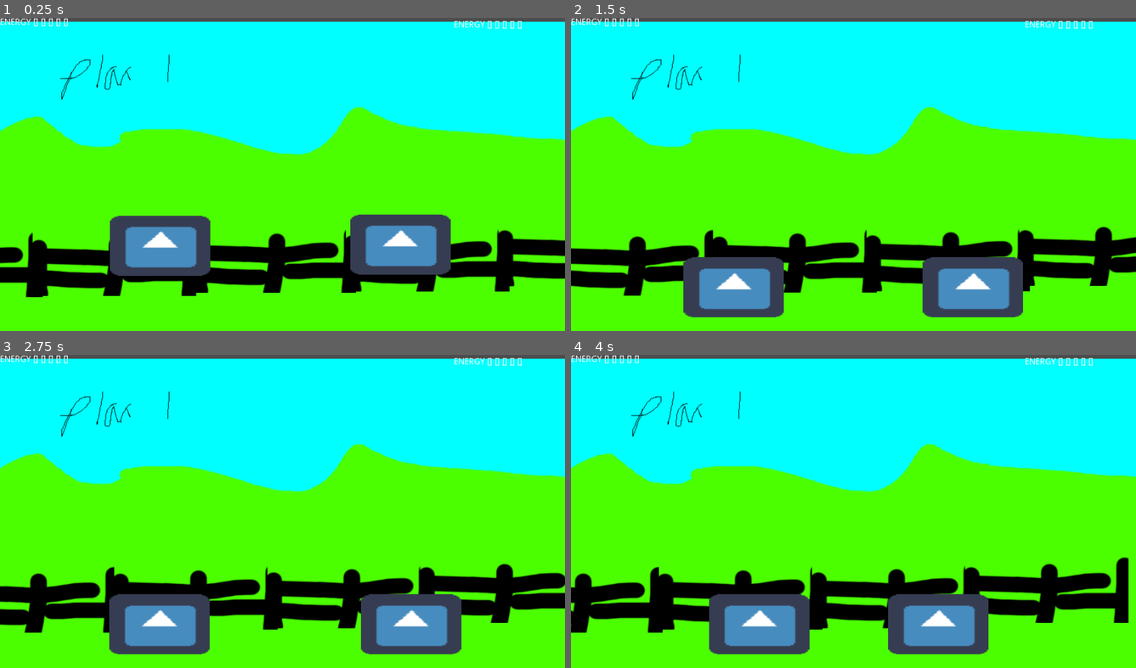
Above: before the commit, frames 1-4 (two rows, left to right).
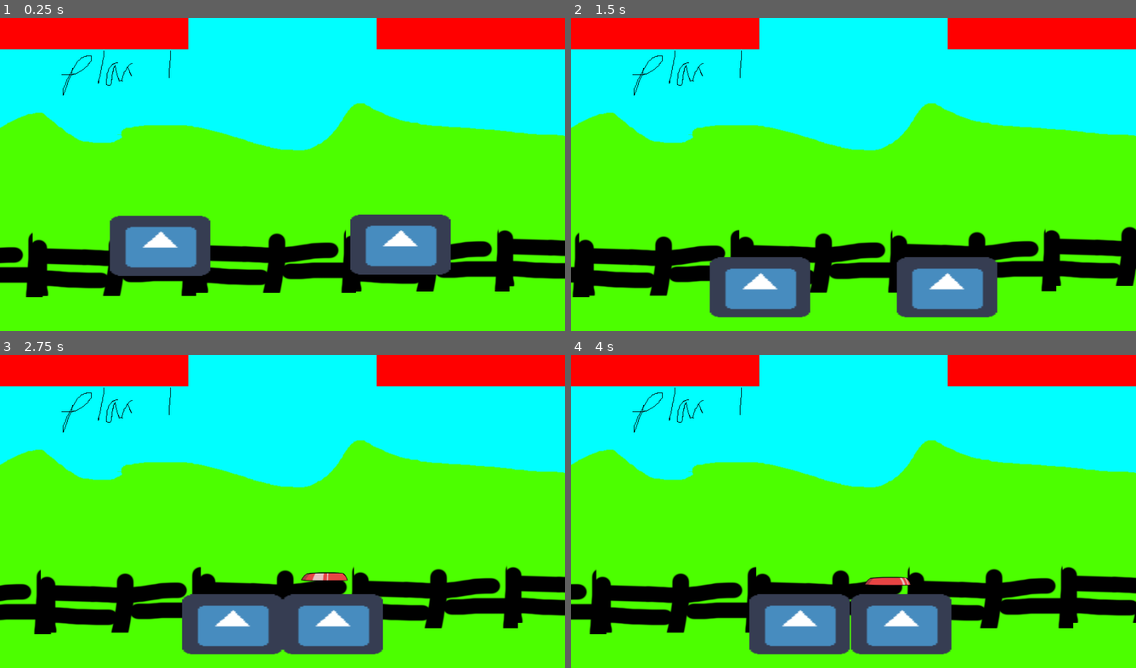
Above: after the commit, the same moments.

Repository: m7rk/openjam2021
Game: Godot game, scene res://Fight.tscn
Two runs of this game, one before a commit and one after it. Both use one fixed random seed, a clock stepped at 60 frames per second and the inputs below. The engine's default icon, where the game draws it, is replaced by a stand-in: a white triangle on a blue panel in a dark square.
Inputs:
- Up to frame 1 (0.25 s): no input
- Up to frame 2 (1.5 s): hold D (right) 0.53-1.28 s; tap J (close) at 0.6 s; tap K (ranged) at 0.8, 1.35 s; hold A (left) from 1.28 s (still down)
- Up to frame 3 (2.75 s): tap J (close) at 1.55, 2.1 s; release A (left) at 2.03 s; hold D (right) from 2.03 s (still down); tap K (ranged) at 2.3 s
- Up to frame 4 (4 s): tap K (ranged) at 2.85, 3.8 s; tap J (close) at 3.05 s; release D (right) at 3.53 s; hold A (left) from 3.53 s (still down); tap L (special) at 3.6 s

The runs differ from the first frame. In frame 1, 9.2% of the frame differs, in the area x 0-100%, y 0-44%; in frame 2, 20%; in frame 3, 25%, in the area x 0-100%, y 0-96%; in frame 4, 22%.

Commit message:
programmer art

Diff:
--- a/Fight.tscn
+++ b/Fight.tscn
@@ -1,16 +1,18 @@
-[gd_scene load_steps=9 format=2]
+[gd_scene load_steps=11 format=2]
 
 [ext_resource path="res://icon.png" type="Texture" id=1]
-[ext_resource path="res://PlayerDog.gd" type="Script" id=2]
-[ext_resource path="res://EnemyDog.gd" type="Script" id=3]
-[ext_resource path="res://Camera.gd" type="Script" id=4]
+[ext_resource path="res://scripts/PlayerDog.gd" type="Script" id=2]
+[ext_resource path="res://scripts/EnemyDog.gd" type="Script" id=3]
+[ext_resource path="res://scripts/Camera.gd" type="Script" id=4]
 [ext_resource path="res://l2.png" type="Texture" id=5]
 [ext_resource path="res://l1.png" type="Texture" id=6]
+[ext_resource path="res://ENERGY.png" type="Texture" id=7]
+[ext_resource path="res://UI.gd" type="Script" id=8]
+
+[sub_resource type="RectangleShape2D" id=1]
+extents = Vector2( 1541.06, 10 )
 
 [sub_resource type="RectangleShape2D" id=2]
-extents = Vector2( 1541.06, 10 )
-
-[sub_resource type="RectangleShape2D" id=3]
 
 [node name="Fight" type="Node2D"]
 
@@ -29,7 +31,6 @@
 script = ExtResource( 4 )
 
 [node name="BKG1" type="Sprite" parent="Camera2D"]
-position = Vector2( -2.11652, 6.34961 )
 texture = ExtResource( 6 )
 __meta__ = {
 "_edit_lock_": true
@@ -76,29 +77,35 @@
 "_edit_lock_": true
 }
 
+[node name="Projectiles" type="Node2D" parent="."]
+
 [node name="CanvasLayer" type="CanvasLayer" parent="."]
 
 [node name="Control" type="Control" parent="CanvasLayer"]
 margin_right = 40.0
 margin_bottom = 40.0
+script = ExtResource( 8 )
 __meta__ = {
 "_edit_use_anchors_": false
 }
 
-[node name="Label" type="Label" parent="CanvasLayer/Control"]
-margin_right = 172.0
-margin_bottom = 14.0
-text = "ENERGY [] [] [] [] [] "
+[node name="Player" type="TextureProgress" parent="CanvasLayer/Control"]
+margin_right = 300.0
+margin_bottom = 50.0
+value = 40.0
+texture_progress = ExtResource( 7 )
 __meta__ = {
 "_edit_use_anchors_": false
 }
 
-[node name="Label2" type="Label" parent="CanvasLayer/Control"]
-margin_left = 722.554
-margin_top = 4.23782
-margin_right = 894.554
-margin_bottom = 18.2378
-text = "ENERGY [] [] [] [] [] "
+[node name="Enemy" type="TextureProgress" parent="CanvasLayer/Control"]
+margin_left = 600.271
+margin_top = 0.365524
+margin_right = 900.271
+margin_bottom = 50.3655
+value = 40.0
+texture_progress = ExtResource( 7 )
+fill_mode = 1
 __meta__ = {
 "_edit_use_anchors_": false
 }
--- /dev/null
+++ b/UI.gd
@@ -0,0 +1,17 @@
+extends Control
+
+
+# Declare member variables here. Examples:
+# var a = 2
+# var b = "text"
+
+
+# Called when the node enters the scene tree for the first time.
+func _ready():
+	pass # Replace with function body.
+
+
+# Called every frame. 'delta' is the elapsed time since the previous frame.
+func _process(delta):
+	get_node("Player").value = get_node("../../Player").hp
+	get_node("Enemy").value = get_node("../../Enemy").hp
--- /dev/null
+++ b/frisbee/frisbee.tres
@@ -0,0 +1,15 @@
+[gd_resource type="SpriteFrames" load_steps=6 format=2]
+
+[ext_resource path="res://frisbee/frame0004.png" type="Texture" id=1]
+[ext_resource path="res://frisbee/frame0002.png" type="Texture" id=2]
+[ext_resource path="res://frisbee/frame0003.png" type="Texture" id=3]
+[ext_resource path="res://frisbee/frame0001.png" type="Texture" id=4]
+[ext_resource path="res://frisbee/frame0000.png" type="Texture" id=5]
+
+[resource]
+animations = [ {
+"frames": [ ExtResource( 5 ), ExtResource( 4 ), ExtResource( 2 ), ExtResource( 3 ), ExtResource( 1 ) ],
+"loop": true,
+"name": "default",
+"speed": 5.0
+} ]
--- /dev/null
+++ b/frisbee/frisbee.tscn
@@ -0,0 +1,22 @@
+[gd_scene load_steps=4 format=2]
+
+[ext_resource path="res://frisbee/frisbee.tres" type="SpriteFrames" id=1]
+[ext_resource path="res://scripts/RangedAttack.gd" type="Script" id=2]
+
+[sub_resource type="RectangleShape2D" id=1]
+extents = Vector2( 38.7057, 7.10954 )
+
+[node name="RigidBody2D" type="RigidBody2D"]
+position = Vector2( 408.708, 252.673 )
+contacts_reported = 1
+contact_monitor = true
+script = ExtResource( 2 )
+
+[node name="CollisionShape2D" type="CollisionShape2D" parent="."]
+position = Vector2( -5, 0 )
+shape = SubResource( 1 )
+
+[node name="Frisbee" type="AnimatedSprite" parent="."]
+scale = Vector2( 0.5, 0.5 )
+frames = ExtResource( 1 )
+playing = true
--- a/EnemyDog.gd
+++ b/scripts/EnemyDog.gd
@@ -1,4 +1,4 @@
-extends "res://GenericDog.gd"
+extends "res://scripts/GenericDog.gd"
 
 var move_time = 1
 
@@ -16,7 +16,6 @@
 			cmds = []
 			move_time = 0.5
 
-	print(cmds)
 	do_input(-1,delta)
 	apply_forces(delta)
 	velocity = move_and_slide(velocity, Vector2.DOWN)
--- a/GenericDog.gd
+++ b/scripts/GenericDog.gd
@@ -1,6 +1,9 @@
 extends KinematicBody2D
 
-var hp = 0
+var frisbee = preload("res://frisbee/frisbee.tscn")
+
+
+var hp = 100
 var velocity = Vector2.ZERO
 var gravity = 1000
 var movespeed = 1500
@@ -13,6 +16,9 @@
 	velocity.y = -100
 	velocity.x = rev * 1000
 
+func catch():
+	hp -= 10
+
 func do_input(rev, delta):
 	if("right" in cmds):
 		velocity.x += delta * movespeed * rev
@@ -21,8 +27,14 @@
 
 func fight(rev):
 	if("close" in cmds):
-		print("FF")
-		get_node("../Enemy").hit(rev)
+		if(abs(global_position.x - get_node("../Enemy").global_position.x) < 200):
+			get_node("../Enemy").hit(rev)
+
+	if("ranged" in cmds):
+		var v = frisbee.instance()
+		get_node("../Projectiles").add_child(v)
+		v.global_position = global_position + Vector2(rev * 100,-60)
+		v.linear_velocity = Vector2(rev * 200,-60)
 
 func apply_forces(delta):
 	velocity.x = velocity.x * (1 - (delta * dampen))
--- a/PlayerDog.gd
+++ b/scripts/PlayerDog.gd
@@ -1,4 +1,5 @@
-extends "res://GenericDog.gd"
+extends "res://scripts/GenericDog.gd"
+
 
 func fetch_inputs():
 	if(Input.is_action_pressed("left")):
--- /dev/null
+++ b/scripts/RangedAttack.gd
@@ -0,0 +1,23 @@
+extends RigidBody2D
+
+
+# Declare member variables here. Examples:
+# var a = 2
+# var b = "text"
+
+
+# Called when the node enters the scene tree for the first time.
+func _ready():
+	connect("body_entered", self, "_on_body_entered")
+
+# fancy fadeout later
+func _on_body_entered(body):
+	if(body.name == "Player"):
+		body.catch()
+	if(body.name == "Enemy"):
+		body.catch()
+	queue_free()
+
+# Called every frame. 'delta' is the elapsed time since the previous frame.
+#func _process(delta):
+#	pass
Binary file added: ENERGY.png
Not shown, added: ENERGY.png.import
Not shown: 3 places in Fight.tscn that only renumber resources
Renamed: png sequences/frame0000.png -> frisbee/frame0000.png
Not shown, added: frisbee/frame0000.png.import
Renamed: png sequences/frame0001.png -> frisbee/frame0001.png
Not shown, added: frisbee/frame0001.png.import
Renamed: png sequences/frame0002.png -> frisbee/frame0002.png
Not shown, added: frisbee/frame0002.png.import
Renamed: png sequences/frame0003.png -> frisbee/frame0003.png
Not shown, added: frisbee/frame0003.png.import
Renamed: png sequences/frame0004.png -> frisbee/frame0004.png
(and 2 more such lines)
